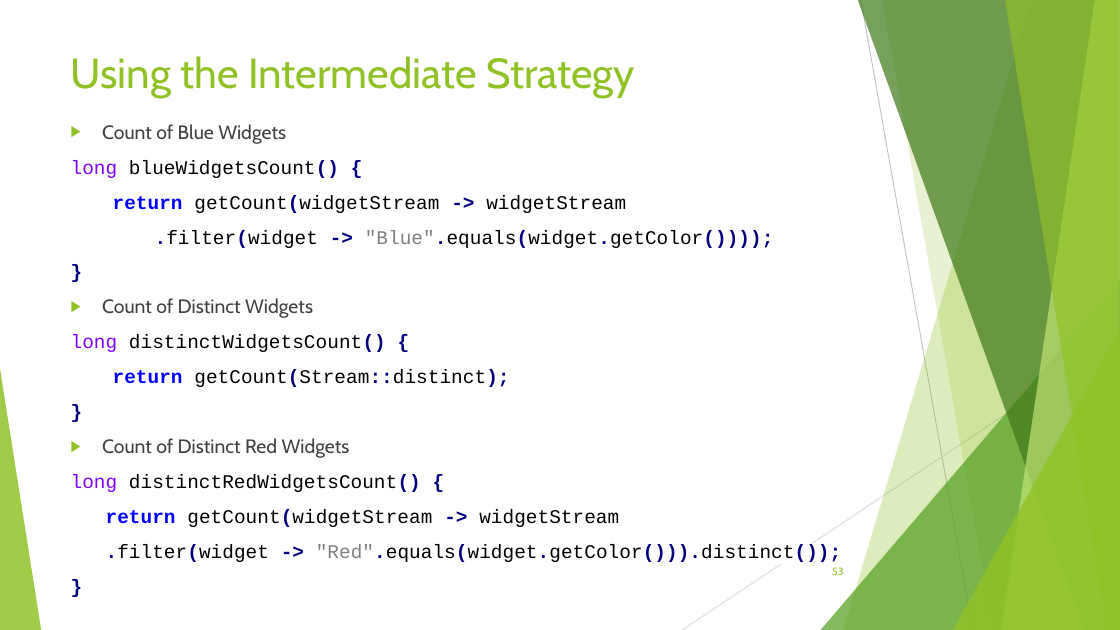
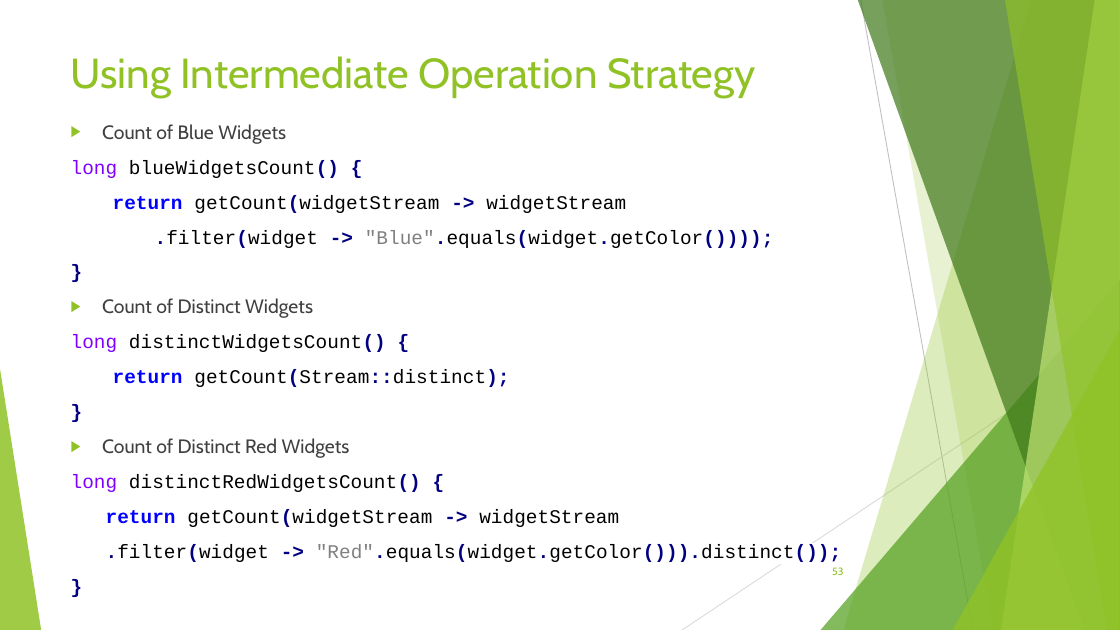
Before and after one commit to RichardRoda/2017-CodePaLOUsa-Lambda, a slide deck: slide 53 of Learning to Love the Lambda in the Stream.pptx. Drawn at 1120x630 pixels with LibreOffice and Linux fonts; fonts in the diff are those of the drawing. Boxes give left, top, right and bottom in pixels: in the first picture for what was removed or moved away, otherwise in the second. Text is boxed around its words. In the diff, an @@ line names an element or a change of style, - is before the commit and + after.

```diff
--- a/Learning to Love the Lambda in the Stream.pptx
+++ b/Learning to Love the Lambda in the Stream.pptx
@@ title at (71,56,756,98): text changed @@
-Using the Intermediate Strategy
+Using Intermediate Operation Strategy
```
Also in this commit, not shown: 8 other slides changed, 1 other file.
